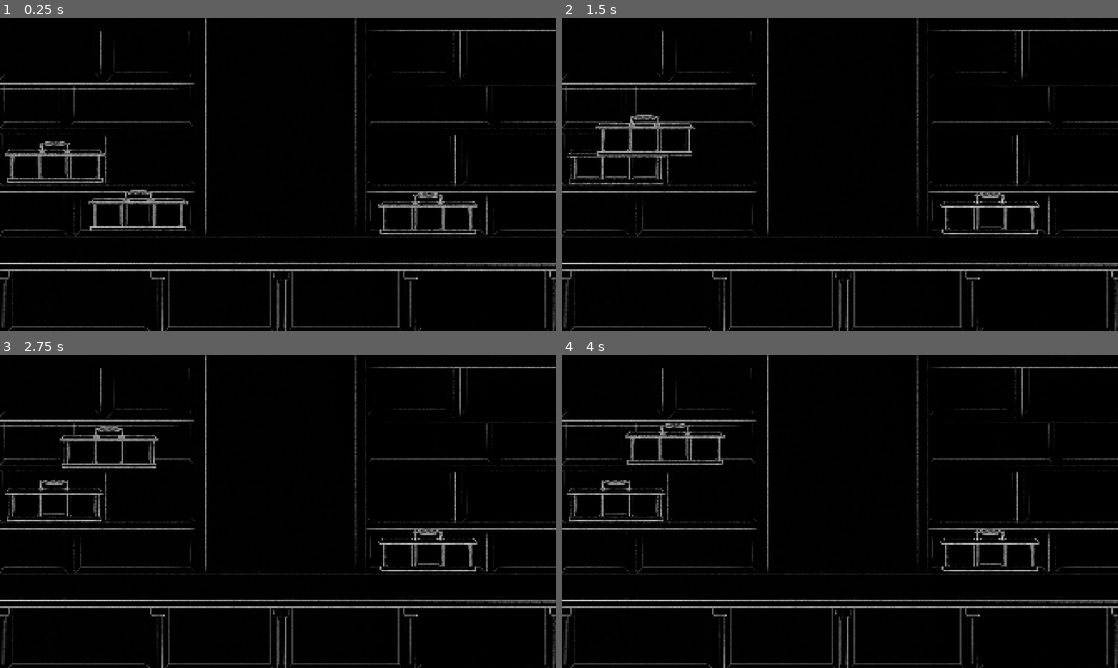
Above: before the commit, frames 1-4 (two rows, left to right).
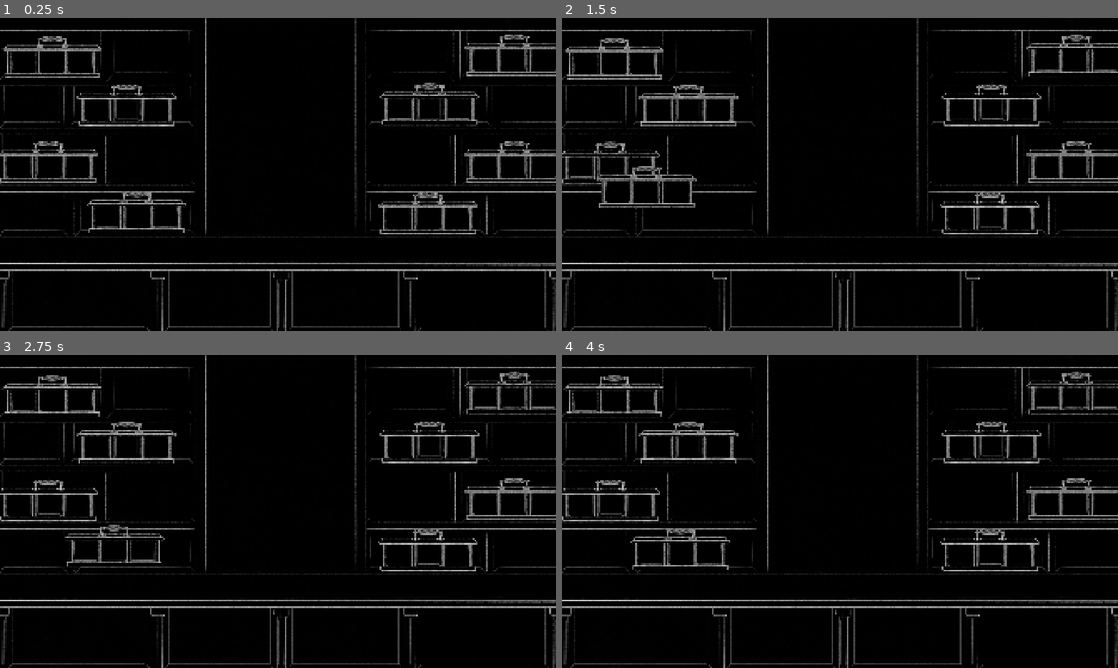
Above: after the commit, the same moments.

Repository: MarkusSecundus/Gamestudies-Experiment
Game: Godot game, scene res://scenes/MainScene.tscn
Same seed, same stepped clock (60 frames per second), same inputs: the game is played once before the commit and once after it. Sound files missing from this copy of the repository are replaced by a short silence.
Inputs (mouse positions are in pixels of both pictures, inside the frame that each line leads up to):
- Up to frame 1 (0.25 s): no input
- Up to frame 2 (1.5 s): drag from (701, 193) to (617, 143) at 0.52 s; drag from (639, 121) to (990, 196) at 1.27 s
- Up to frame 3 (2.75 s): move the mouse to (428, 530) at 2.02 s; click (428, 530) at 2.17 s
- Up to frame 4 (4 s): drag from (812, 574) to (673, 430) at 2.77 s; move the mouse to (1006, 558) at 3.52 s; click (1006, 558) at 3.67 s

The runs differ from the first frame. In frame 1, 5.8% of the frame differs, in the area x 0-100%, y 3-69%; in frame 2, 6.2%, in the area x 0-100%, y 3-61%; in frame 3, 5.6%; in frame 4, 5.7%.

Commit message:
cosmetic fix

Diff:
--- a/prefabs/eye_holder.tscn
+++ b/prefabs/eye_holder.tscn
@@ -6,8 +6,8 @@
 [ext_resource type="Script" uid="uid://cuko36hm8usx2" path="res://scripts/test.gd" id="4_xb2x5"]
 
 [sub_resource type="CapsuleShape2D" id="CapsuleShape2D_xfwt3"]
-radius = 11.0
-height = 90.0
+radius = 23.0
+height = 100.0
 
 [node name="EyeHolder" type="Node2D"]
 modulate = Color(0.760999, 0.76099914, 0.76099914, 1)
@@ -48,6 +48,6 @@
 [node name="Holder" type="Area2D" parent="."]
 
 [node name="CollisionShape2D" type="CollisionShape2D" parent="Holder"]
-position = Vector2(1, -32)
+position = Vector2(1, -34)
 rotation = 1.5707964
 shape = SubResource("CapsuleShape2D_xfwt3")
--- a/scenes/MainScene.tscn
+++ b/scenes/MainScene.tscn
@@ -218,11 +218,31 @@
 texture = ExtResource("1_wsqty")
 expand_mode = 1
 
-[node name="EyeHolder2" parent="." instance=ExtResource("39_f4jp2")]
-position = Vector2(476, 627)
-
-[node name="EyeHolder3" parent="." instance=ExtResource("39_f4jp2")]
-position = Vector2(188, 462)
+[node name="EyeHolders" type="Node2D" parent="."]
+
+[node name="Shapes1" parent="EyeHolders" instance=ExtResource("39_f4jp2")]
+position = Vector2(179, 98)
+
+[node name="Shapes2" parent="EyeHolders" instance=ExtResource("39_f4jp2")]
+position = Vector2(436, 267)
+
+[node name="Irises1" parent="EyeHolders" instance=ExtResource("39_f4jp2")]
+position = Vector2(166, 462)
+
+[node name="Irises2" parent="EyeHolders" instance=ExtResource("39_f4jp2")]
+position = Vector2(471, 638)
+
+[node name="Eyebrows1" parent="EyeHolders" instance=ExtResource("39_f4jp2")]
+position = Vector2(1774, 96)
+
+[node name="Eyebrows2" parent="EyeHolders" instance=ExtResource("39_f4jp2")]
+position = Vector2(1482, 266)
+
+[node name="Pupils1" parent="EyeHolders" instance=ExtResource("39_f4jp2")]
+position = Vector2(1774, 465)
+
+[node name="Pupils2" parent="EyeHolders" instance=ExtResource("39_f4jp2")]
+position = Vector2(1477, 644)
 
 [node name="BigEyeShowcase" type="Control" parent="."]
 visible = false
@@ -747,9 +767,6 @@
 texture = ExtResource("38_oiest")
 region_enabled = true
 region_rect = Rect2(1376.6321, 969.89624, 1085.3711, 1069.0906)
-
-[node name="EyeHolder" parent="." instance=ExtResource("39_f4jp2")]
-position = Vector2(1477, 644)
 
 [connection signal="input_event" from="BigEyeShowcase/BigEye/Area2D" to="BigEyeShowcase/BigEye" method="_on_area_2d_input_event"]
 [connection signal="mouse_entered" from="BigEyeShowcase/BigEye/Area2D" to="BigEyeShowcase/BigEye" method="_on_area_2d_mouse_entered"]
Binary file changed: art/shop/eye_shop.png
